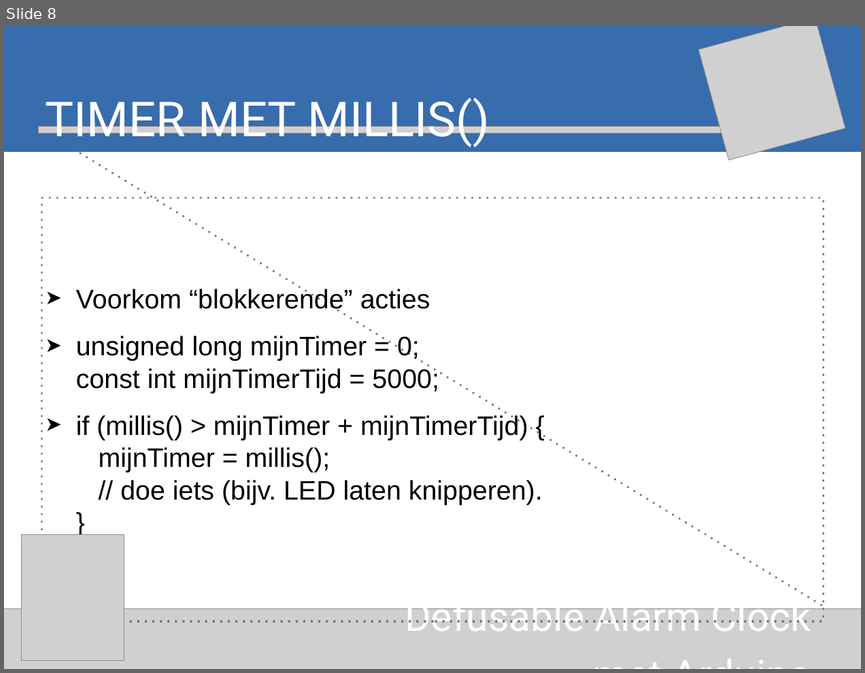
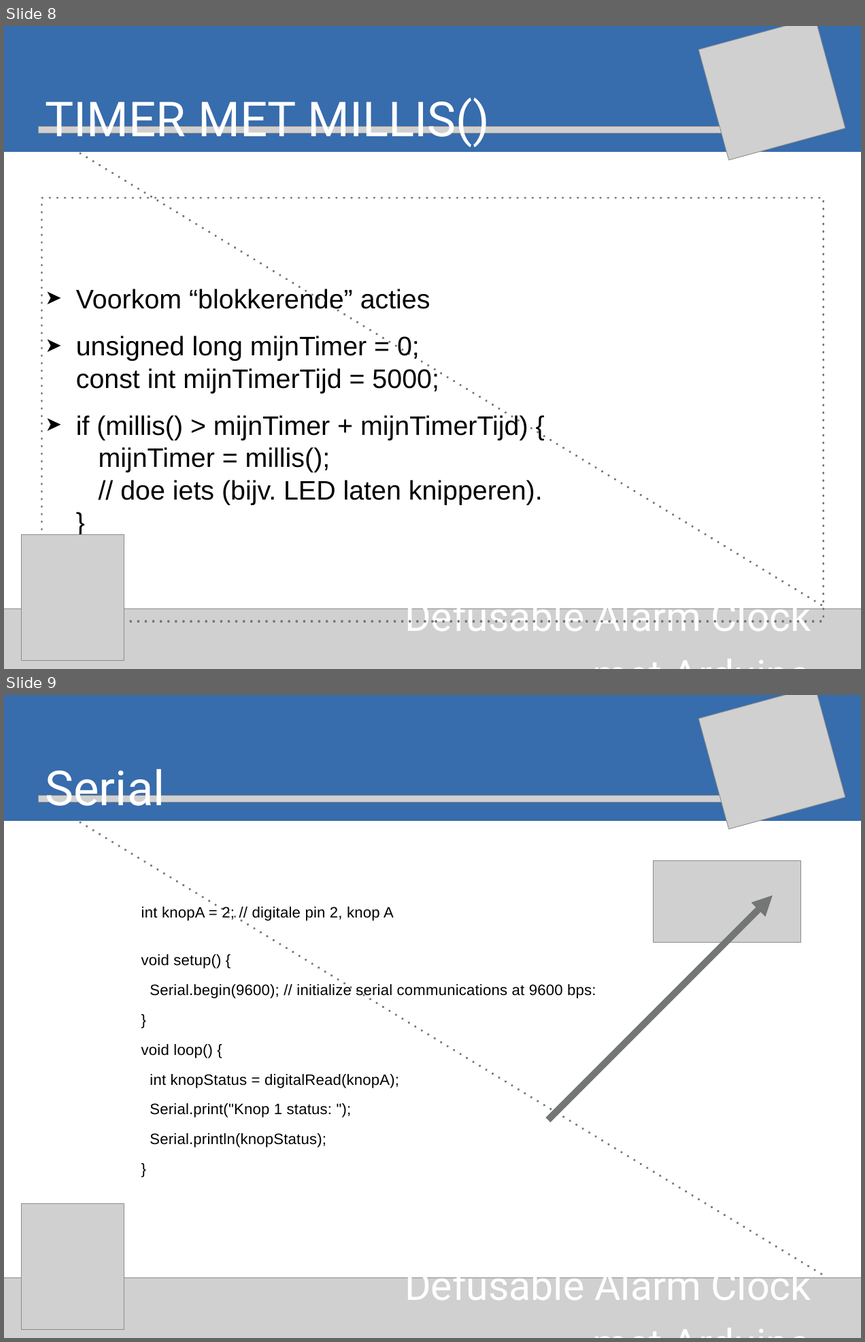
Before and after one commit to AJMartel/defusable_arduino_shield, a slide deck: Presentations/Defusable Alarm Clock Presentation i&i 2017 1.0.pptx. Shown one above the other, each under a label of ours: slide 8 before the commit, slides 8 and 9 after it. The pictures are 865x673 and 865x1342 pixels, drawn with LibreOffice and Linux fonts; fonts in the diff are those of the drawing; grey boxes stand for pictures. Boxes give left, top, right and bottom in pixels: in the first picture for what was removed or moved away, otherwise in the second. Text is boxed around its words. In the diff, an @@ line names an element or a change of style, - is before the commit and + after.

```diff
--- a/Presentations/Defusable Alarm Clock Presentation i&i 2017 1.0.pptx
+++ b/Presentations/Defusable Alarm Clock Presentation i&i 2017 1.0.pptx
@@ slide 9 added at bbox=[4, 695, 861, 1338], background #FFFFFF @@
@@ rectangle added at bbox=[4, 695, 861, 821], fill #376CAD @@
@@ picture added at bbox=[698, 695, 845, 829] @@
@@ title added at bbox=[45, 769, 164, 806], 57.6 pt, text #FFFFFF @@
+Serial
@@ picture added at bbox=[39, 796, 826, 802] @@
@@ picture added at bbox=[653, 861, 800, 942] @@
@@ arrow added from (548, 1120) to (772, 895), #747676 8 pt @@
@@ text added at bbox=[141, 906, 596, 1147], 18 pt, text #000000 @@
+int knopA = 2; // digitale pin 2, knop A
+void setup() {
+Serial.begin(9600); // initialize serial communications at 9600 bps:
+}
+void loop() {
+int knopStatus = digitalRead(knopA);
+Serial.print("Knop 1 status: ");
+Serial.println(knopStatus);
+}
@@ picture added at bbox=[22, 1204, 124, 1329] @@
@@ text added at bbox=[405, 1262, 810, 1278], 48 pt, text #FFFFFF @@
+Defusable Alarm Clock met Arduino
@@ picture added at bbox=[4, 1278, 861, 1338] @@
```
Also in this commit, not shown: 3 slides changed, 2 other files.
